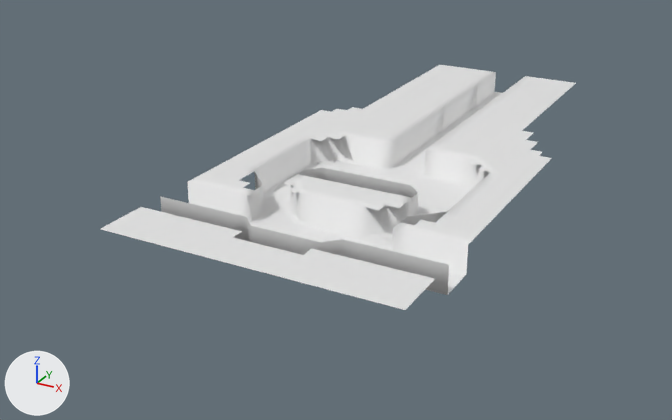
What one commit did to the OBJ model Ods217/Assets/Level_Data/lvl_PirateShip/Meshes/lvl2_Entry2.obj.
Rendered twice from a 50 mm camera at (28.4, -49.2, 26.5) aimed at (-2.7, 7.3, -1.8). Lighting does not change. The marker at lower left points along +X, +Y and +Z. Where no turn or scale is listed for an object, it has been applied to the vertices. Vertices at the same position are counted once.
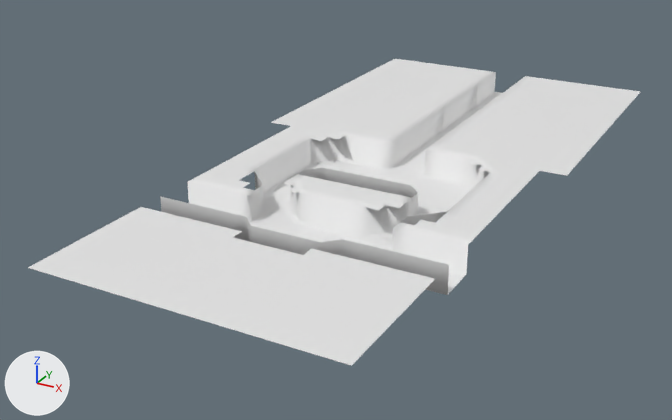
Changed parts and their boxes [x1, y1, x2, y2] in the pictures (672 x 420 px):
'Default', reshaped (29% wider, 25% taller): before [101, 65, 576, 310]; after [28, 59, 640, 366]
part 1 of me_default, added: after [28, 229, 405, 366]
part 2 of me_default, added: after [526, 83, 640, 176]
part 3 of me_default, added: after [271, 59, 439, 126]

The change in detail:
me_default is used by ob_default; location (0.0, 0.0, 0.0).
me_default had 1063 vertices, 1874 faces and spanned x -10.0..11.0, y -10.0..37.0, z 0.0..2.0.
me_default now has 1424 vertices, 2576 faces and spans x -12.0..13.0, y -16.0..37.0, z 0.0..2.0.
me_default part 1: 132 vertices added at x -10.0..11.0, y -16.0..-11.0, z 2.0.
me_default part 2: 125 vertices added at x 8.0..13.0, y 13.0..37.0, z 2.0.
me_default part 3: 104 vertices added at x -12.0..-8.0, y 13.0..37.0, z 2.0.
